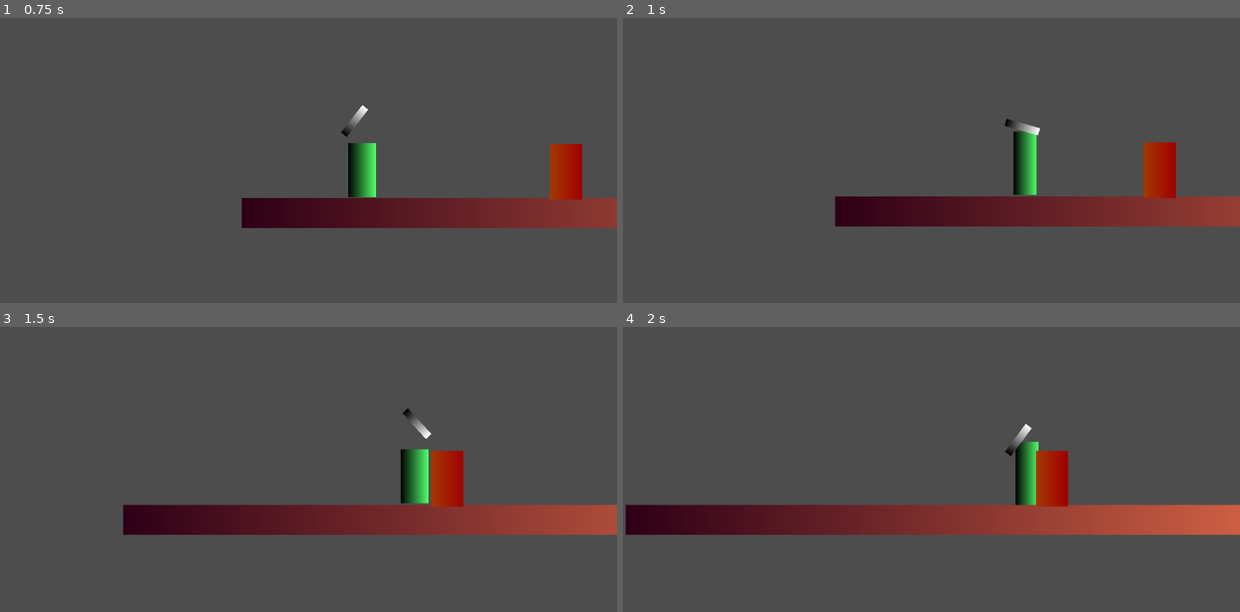
Above: before the commit, frames 1-4 (two rows, left to right).
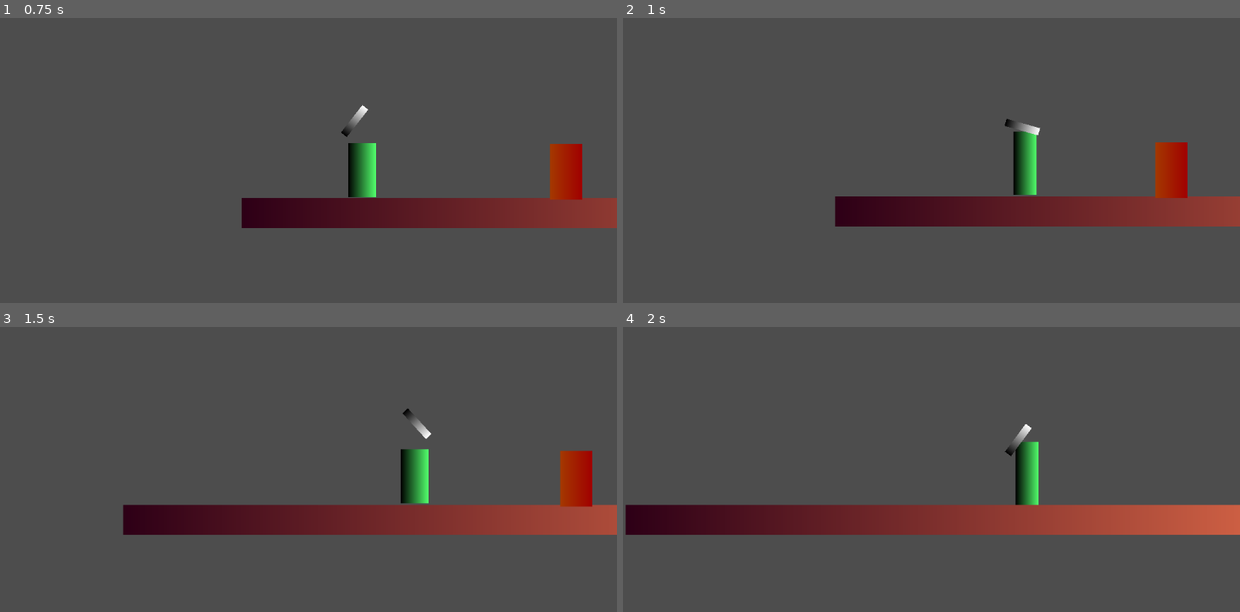
Above: after the commit, the same moments.

Repository: muffindohoah/coffee
Game: Godot game, scene res://test_level.tscn
The game is run twice, just before and just after one commit, with the same random seed, the same clock (stepped at 60 frames per second) and the same inputs.
Inputs:
- Up to frame 1 (0.75 s): hold D (right) from 0.53 s (still down); tap Shift (dodgeparry) at 0.6 s
- Up to frame 2 (1 s): keep holding D (right); tap W (jump) at 0.77 s
- Up to frame 3 (1.5 s): keep holding D (right); tap Shift (dodgeparry) at 1.35 s
- Up to frame 4 (2 s): keep holding D (right); tap W (jump) at 1.52 s

Frame 1 is identical in both runs. In frame 2, 0.8% of the frame differs, in the area x 84-92%, y 43-64%; in frame 3, 2.1%, in the area x 69-96%, y 43-64%; in frame 4, 1.0%.

Commit message:
simplify player collision

Diff:
--- a/coffee/player.gd
+++ b/coffee/player.gd
@@ -67,7 +67,8 @@
 	if anim_name == "roll":
 		canMove = true
 
-func _on_area_2d_area_entered(area: Area2D) -> void:
+func hit(damage: int) -> void:
+	pass
 
-	if area.is_in_group("hurtbox"):
-		var enemy = area.get_parent()
+func die() -> void:
+	queue_free()
--- a/coffee/player.tscn
+++ b/coffee/player.tscn
@@ -1,7 +1,6 @@
-[gd_scene load_steps=14 format=3 uid="uid://dsiagdguuasxg"]
+[gd_scene load_steps=12 format=3 uid="uid://dsiagdguuasxg"]
 
 [ext_resource type="Script" path="res://player.gd" id="1_53qcj"]
-[ext_resource type="PackedScene" uid="uid://d3e5wwkxukfgt" path="res://hurtbox.tscn" id="2_gkoow"]
 
 [sub_resource type="CapsuleShape2D" id="CapsuleShape2D_htvss"]
 radius = 21.0
@@ -19,6 +18,57 @@
 
 [sub_resource type="GradientTexture1D" id="GradientTexture1D_qfsk1"]
 gradient = SubResource("Gradient_sfueg")
+
+[sub_resource type="Animation" id="Animation_j25g7"]
+length = 0.001
+tracks/0/type = "value"
+tracks/0/imported = false
+tracks/0/enabled = true
+tracks/0/path = NodePath("Sprite2D:modulate")
+tracks/0/interp = 1
+tracks/0/loop_wrap = true
+tracks/0/keys = {
+"times": PackedFloat32Array(0),
+"transitions": PackedFloat32Array(1),
+"update": 0,
+"values": [Color(0.32, 1, 0.422, 1)]
+}
+tracks/1/type = "value"
+tracks/1/imported = false
+tracks/1/enabled = true
+tracks/1/path = NodePath("Sprite2D:scale")
+tracks/1/interp = 1
+tracks/1/loop_wrap = true
+tracks/1/keys = {
+"times": PackedFloat32Array(0),
+"transitions": PackedFloat32Array(1),
+"update": 0,
+"values": [Vector2(0.167969, 118)]
+}
+tracks/2/type = "value"
+tracks/2/imported = false
+tracks/2/enabled = true
+tracks/2/path = NodePath("Sprite2D:position")
+tracks/2/interp = 1
+tracks/2/loop_wrap = true
+tracks/2/keys = {
+"times": PackedFloat32Array(0),
+"transitions": PackedFloat32Array(1),
+"update": 0,
+"values": [Vector2(-1.19209e-07, 0)]
+}
+tracks/3/type = "value"
+tracks/3/imported = false
+tracks/3/enabled = true
+tracks/3/path = NodePath("PinJoint2D:position")
+tracks/3/interp = 1
+tracks/3/loop_wrap = true
+tracks/3/keys = {
+"times": PackedFloat32Array(0),
+"transitions": PackedFloat32Array(1),
+"update": 0,
+"values": [Vector2(2.98023e-08, -59)]
+}
 
 [sub_resource type="Animation" id="Animation_60v6o"]
 resource_name = "parry"
@@ -75,105 +125,6 @@
 "update": 0,
 "values": [Vector2(2.98023e-08, -59), Vector2(2.98023e-08, -24), Vector2(2.98023e-08, 2.00001), Vector2(2.98023e-08, -24), Vector2(2.98023e-08, -59)]
 }
-tracks/3/type = "value"
-tracks/3/imported = false
-tracks/3/enabled = true
-tracks/3/path = NodePath("hurtbox:monitoring")
-tracks/3/interp = 1
-tracks/3/loop_wrap = true
-tracks/3/keys = {
-"times": PackedFloat32Array(0, 0.0333333, 0.133333),
-"transitions": PackedFloat32Array(1, 1, 1),
-"update": 1,
-"values": [true, false, true]
-}
-tracks/4/type = "value"
-tracks/4/imported = false
-tracks/4/enabled = true
-tracks/4/path = NodePath("hurtbox:monitorable")
-tracks/4/interp = 1
-tracks/4/loop_wrap = true
-tracks/4/keys = {
-"times": PackedFloat32Array(0, 0.0333333, 0.133333),
-"transitions": PackedFloat32Array(1, 1, 1),
-"update": 1,
-"values": [true, false, true]
-}
-
-[sub_resource type="Animation" id="Animation_j25g7"]
-length = 0.001
-tracks/0/type = "value"
-tracks/0/imported = false
-tracks/0/enabled = true
-tracks/0/path = NodePath("Sprite2D:modulate")
-tracks/0/interp = 1
-tracks/0/loop_wrap = true
-tracks/0/keys = {
-"times": PackedFloat32Array(0),
-"transitions": PackedFloat32Array(1),
-"update": 0,
-"values": [Color(0.32, 1, 0.422, 1)]
-}
-tracks/1/type = "value"
-tracks/1/imported = false
-tracks/1/enabled = true
-tracks/1/path = NodePath("Sprite2D:scale")
-tracks/1/interp = 1
-tracks/1/loop_wrap = true
-tracks/1/keys = {
-"times": PackedFloat32Array(0),
-"transitions": PackedFloat32Array(1),
-"update": 0,
-"values": [Vector2(0.167969, 118)]
-}
-tracks/2/type = "value"
-tracks/2/imported = false
-tracks/2/enabled = true
-tracks/2/path = NodePath("Sprite2D:position")
-tracks/2/interp = 1
-tracks/2/loop_wrap = true
-tracks/2/keys = {
-"times": PackedFloat32Array(0),
-"transitions": PackedFloat32Array(1),
-"update": 0,
-"values": [Vector2(-1.19209e-07, 0)]
-}
-tracks/3/type = "value"
-tracks/3/imported = false
-tracks/3/enabled = true
-tracks/3/path = NodePath("PinJoint2D:position")
-tracks/3/interp = 1
-tracks/3/loop_wrap = true
-tracks/3/keys = {
-"times": PackedFloat32Array(0),
-"transitions": PackedFloat32Array(1),
-"update": 0,
-"values": [Vector2(2.98023e-08, -59)]
-}
-tracks/4/type = "value"
-tracks/4/imported = false
-tracks/4/enabled = true
-tracks/4/path = NodePath("hurtbox:monitoring")
-tracks/4/interp = 1
-tracks/4/loop_wrap = true
-tracks/4/keys = {
-"times": PackedFloat32Array(0),
-"transitions": PackedFloat32Array(1),
-"update": 1,
-"values": [true]
-}
-tracks/5/type = "value"
-tracks/5/imported = false
-tracks/5/enabled = true
-tracks/5/path = NodePath("hurtbox:monitorable")
-tracks/5/interp = 1
-tracks/5/loop_wrap = true
-tracks/5/keys = {
-"times": PackedFloat32Array(0),
-"transitions": PackedFloat32Array(1),
-"update": 1,
-"values": [true]
-}
 
 [sub_resource type="AnimationLibrary" id="AnimationLibrary_0odbd"]
 _data = {
@@ -182,10 +133,7 @@
 "roll": SubResource("Animation_txax0")
 }
 
-[sub_resource type="RectangleShape2D" id="RectangleShape2D_qkoa0"]
-size = Vector2(42, 116)
-
-[node name="Player" type="CharacterBody2D"]
+[node name="Player" type="CharacterBody2D" groups=["damageable", "player"]]
 collision_mask = 2
 script = ExtResource("1_53qcj")
 
@@ -207,7 +155,6 @@
 
 [node name="PinJoint2D" type="DampedSpringJoint2D" parent="."]
 position = Vector2(2.98023e-08, -59)
-scale = Vector2(1, 1)
 node_a = NodePath("..")
 node_b = NodePath("RigidBody2D")
 disable_collision = false
@@ -233,17 +180,8 @@
 "": SubResource("AnimationLibrary_0odbd")
 }
 
-[node name="hurtbox" parent="." instance=ExtResource("2_gkoow")]
-collision_mask = 16
-
-[node name="CollisionShape2D" parent="hurtbox" index="0" groups=["hurtbox"]]
-shape = SubResource("RectangleShape2D_qkoa0")
-
 [node name="dodgecooldown" type="Timer" parent="."]
 one_shot = true
 
 [connection signal="animation_finished" from="AnimationPlayer" to="." method="_on_animation_player_animation_finished"]
 [connection signal="animation_started" from="AnimationPlayer" to="." method="_on_animation_player_animation_started"]
-[connection signal="area_entered" from="hurtbox" to="." method="_on_area_2d_area_entered"]
-
-[editable path="hurtbox"]
--- a/coffee/project.godot
+++ b/coffee/project.godot
@@ -25,6 +25,7 @@
 hitbox="hitboxes for entities"
 enemy=""
 damageable="hit(), die()"
+player=""
 
 [input]
 
